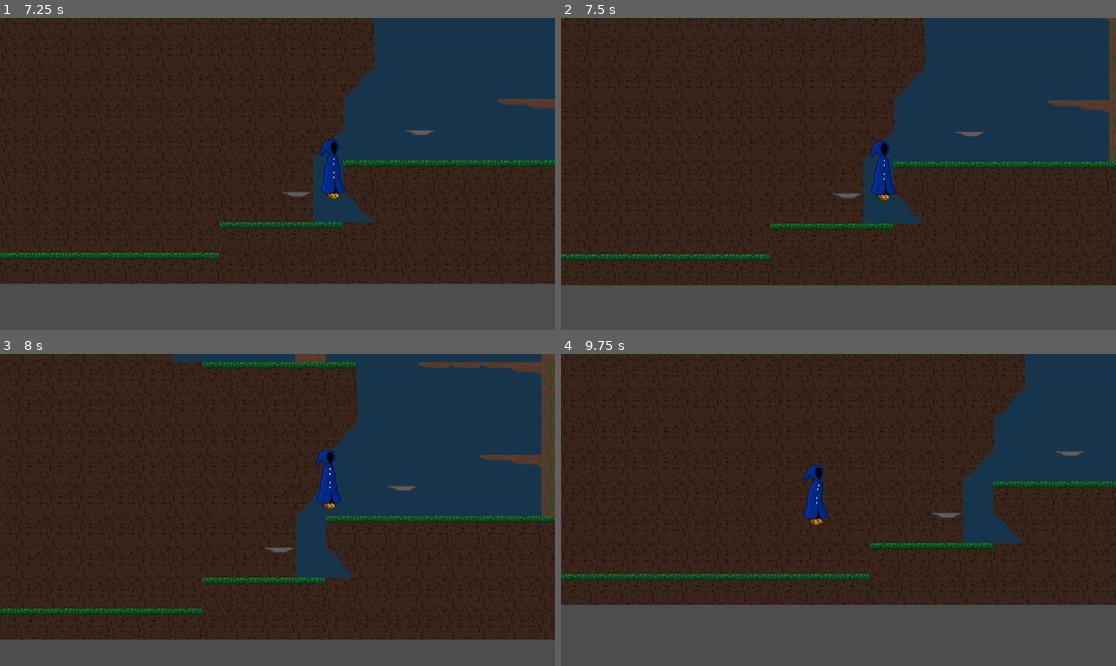
Above: before the commit, frames 1-4 (two rows, left to right).
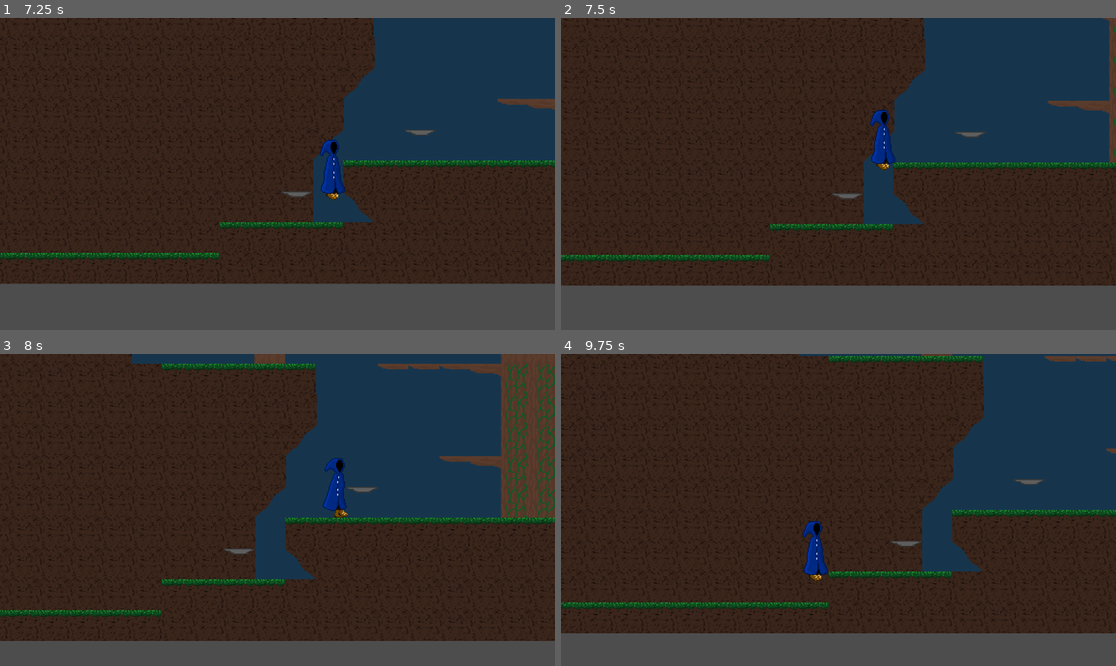
Above: after the commit, the same moments.

Repository: Maurice438361/Nyctophobia-YOGduo
Game: Godot game, scene res://world.tscn
Two runs of this game, one before a commit and one after it. Both use one fixed random seed, a clock stepped at 60 frames per second and the inputs below.
Inputs:
- Up to frame 1 (7.25 s): tap Enter at 0.5 s; hold D (Right) 0.53-2.03 s; tap Space (Jump) at 0.6, 0.77, 1.07, 1.35, 1.52, 1.82, 2.1, 2.85, 3.02, 3.32, 3.6, 3.77, 4.07, 4.35, 4.52, 4.82, 5.1, 5.85, 6.02, 6.32, 6.6, 6.77, 7.07 s; hold A (Left) 2.03-4.28 s; hold D (Right) from 4.28 s (still down)
- Up to frame 2 (7.5 s): keep holding D (Right); tap Space (Jump) at 7.35 s
- Up to frame 3 (8 s): keep holding D (Right); tap Space (Jump) at 7.52, 7.82 s
- Up to frame 4 (9.75 s): release D (Right) at 8.03 s; hold A (Left) 8.03-9.53 s; tap Space (Jump) at 8.1, 8.85, 9.02, 9.32, 9.6 s; hold D (Right) from 9.53 s (still down)

Frame 1 is identical in both runs. In frame 2, 1.6% of the frame differs, in the area x 0-100%, y 0-86%; in frame 3, 16%; in frame 4, 22%, in the area x 0-100%, y 0-90%.

Commit message:
Finished the ledge grab, and slightly optimised the code. Also fixed some bugs.

Diff:
--- a/assets/Player sprite/nyctophobia_player.gd
+++ b/assets/Player sprite/nyctophobia_player.gd
@@ -29,6 +29,14 @@
 	var ledge_clear = !ledge_check.has_overlapping_bodies()
 	return wall_side_touched and ledge_clear
 
+func is_pushing_against_wall(normal: Vector2) -> bool:
+	return (normal == Vector2(1.0, 0.0) and Input.is_action_pressed("Left")) or \
+		   (normal == Vector2(-1.0, 0.0) and Input.is_action_pressed("Right"))
+
+func play_anim(name: String) -> void:
+	if $AnimatedSprite2D.animation != name:
+		$AnimatedSprite2D.play(name)
+
 func _physics_process(delta):
 
 	#Run
@@ -40,14 +48,14 @@
 		velocity.x = direction * SPEED
 
 		if is_on_floor():
-			$AnimatedSprite2D.play("Run")
+			play_anim("Run")
 
 	elif !CantWalk:
 
 		velocity.x = 0
 
 		if is_on_floor():
-			$AnimatedSprite2D.play("Idle")
+			play_anim("Idle")
 
 	#Rotate
 
@@ -68,7 +76,7 @@
 
 		velocity.y -= JUMP_FORCE
 
-		$AnimatedSprite2D.play("Jump")
+		play_anim("Jump")
 
 	#LedgeGrab
 
@@ -78,8 +86,8 @@
 		velocity.y = 0
 		HangingFromWall = true
 
-	if WallClingRest and !is_touching_ledge_side() or WallClingRest and is_on_floor():
-		WallClingRest = false
+	if LedgeGrabRest and !is_touching_ledge_side() or LedgeGrabRest and is_on_floor():
+		LedgeGrabRest = false
 
 	if HangingFromWall:
 		var wallCollisionSide = get_wall_normal()
@@ -88,16 +96,15 @@
 			HangingFromWall = false
 
 		if Input.is_action_pressed("Up") or Input.is_action_just_pressed("Jump"):
-			velocity.y = 100
-			velocity.x = direction * 100
 			CantWalk = false
 			HangingFromWall = false
+			velocity.y -= 300
 
 	#WallJump
 
 	if !is_on_floor() and !WallClingRest and velocity.y > 0 and is_touching_wall_full_side():
 		var wallCollisionSide = get_wall_normal()
-		if wallCollisionSide == Vector2(1.0,0.0) and Input.is_action_pressed("Left") or wallCollisionSide == Vector2(-1.0,0.0) and Input.is_action_pressed("Right"):
+		if is_pushing_against_wall(wallCollisionSide):
 			WallCling = true
 			WallClingRest = true
 			velocity.y = 0
@@ -114,7 +121,7 @@
 
 	if WallCling:
 		var wallCollisionSide = get_wall_normal()
-		if  wallCollisionSide == Vector2(1.0,0.0) and !Input.is_action_pressed("Left") or wallCollisionSide == Vector2(-1.0,0.0) and !Input.is_action_pressed("Right"):
+		if  !is_pushing_against_wall(wallCollisionSide):
 			WallCling = false
 
 		if Input.is_action_just_pressed("Jump"):
